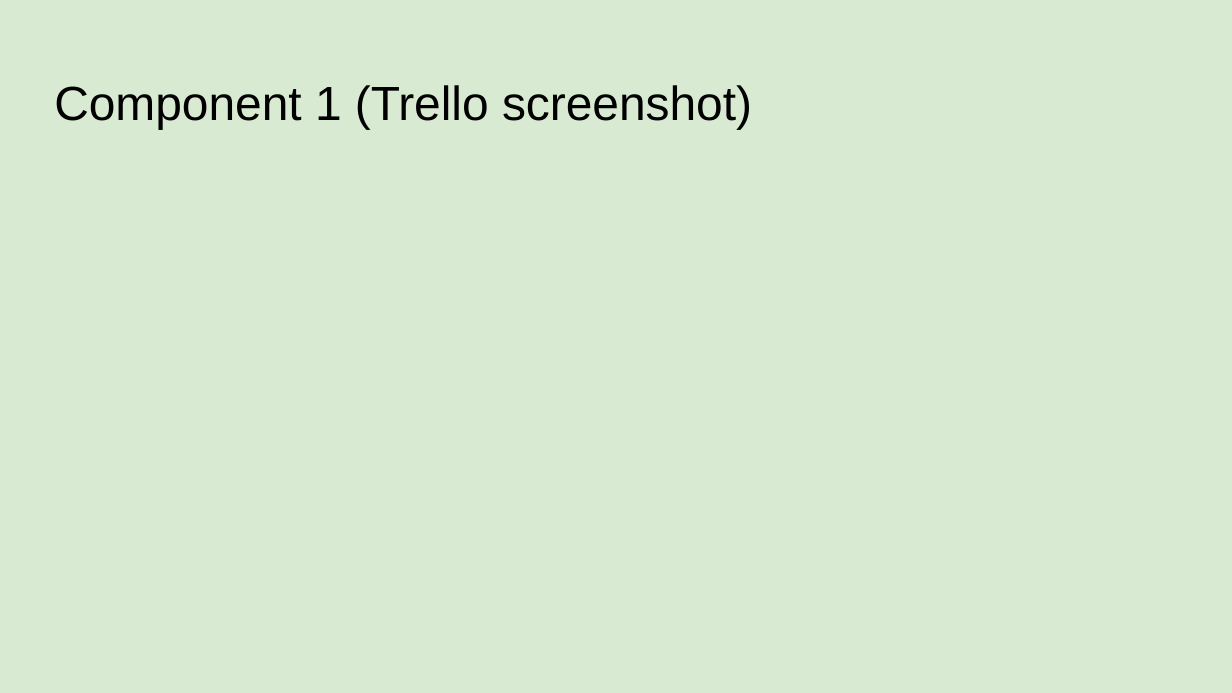
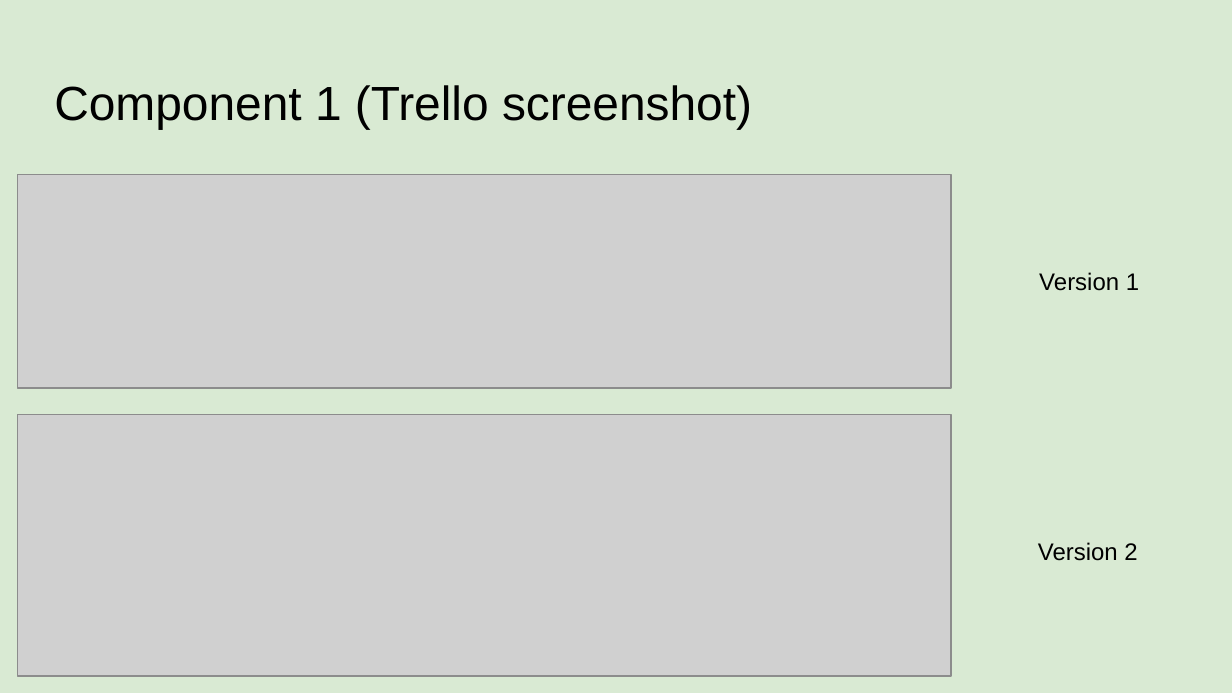
Before and after one commit to NoelChettiar/Pizza_Bot, a slide deck: slide 4 of 022_91893+_+91897+Documentation.pptx. Drawn at 1232x693 pixels with LibreOffice and Linux fonts; fonts in the diff are those of the drawing; grey boxes stand for pictures. Boxes give left, top, right and bottom in pixels: in the first picture for what was removed or moved away, otherwise in the second. Text is boxed around its words. In the diff, an @@ line names an element or a change of style, - is before the commit and + after.

```diff
--- a/022_91893+_+91897+Documentation.pptx
+++ b/022_91893+_+91897+Documentation.pptx
@@ picture added at bbox=[17, 175, 951, 388] @@
@@ text added at bbox=[1039, 272, 1139, 291], 14 pt, text #000000 @@
+Version 1
@@ picture added at bbox=[17, 414, 951, 675] @@
@@ text added at bbox=[1038, 542, 1137, 561], 14 pt, text #000000 @@
+Version 2
```
Also in this commit, not shown: 1 other slide changed, 2 slides added, 2 other files.
